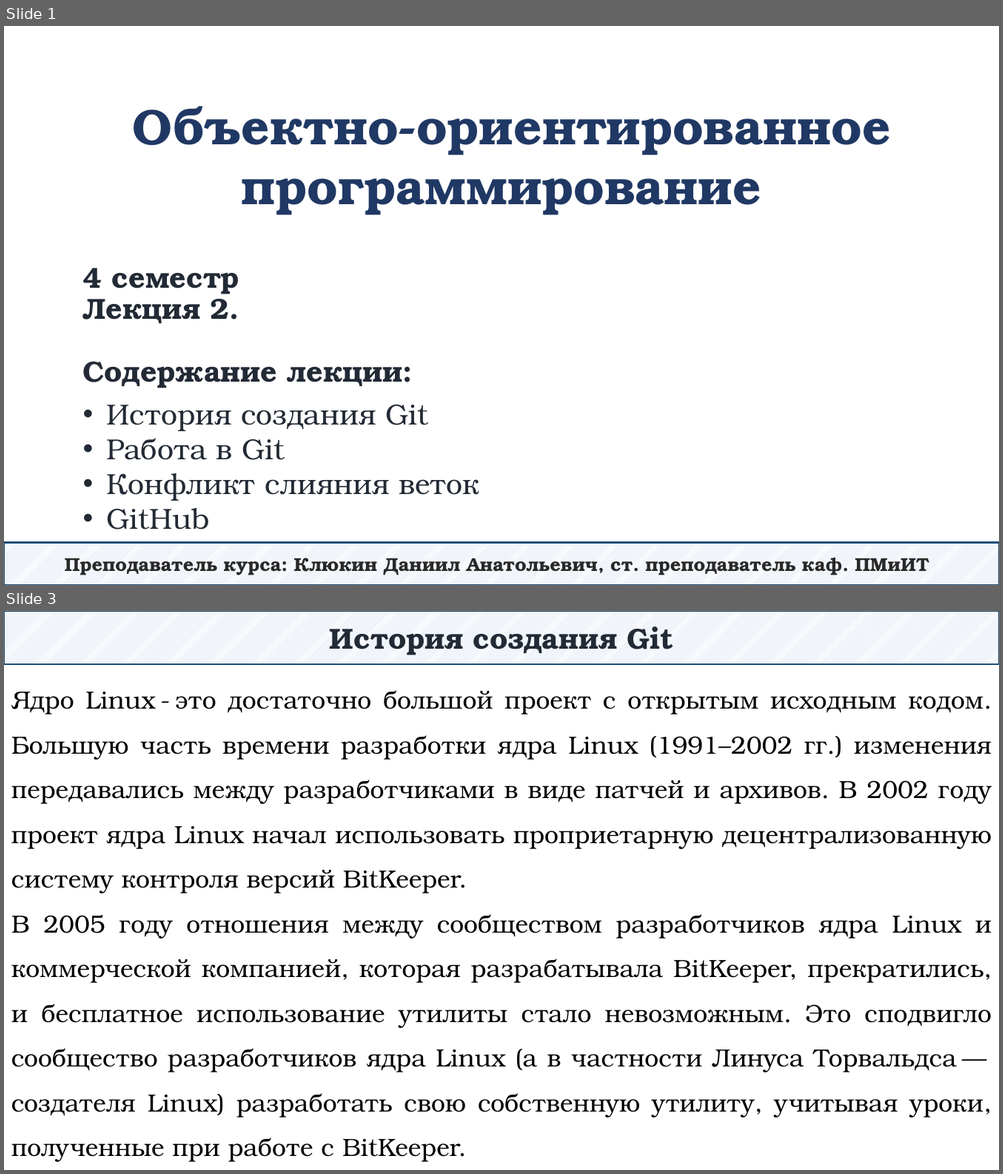
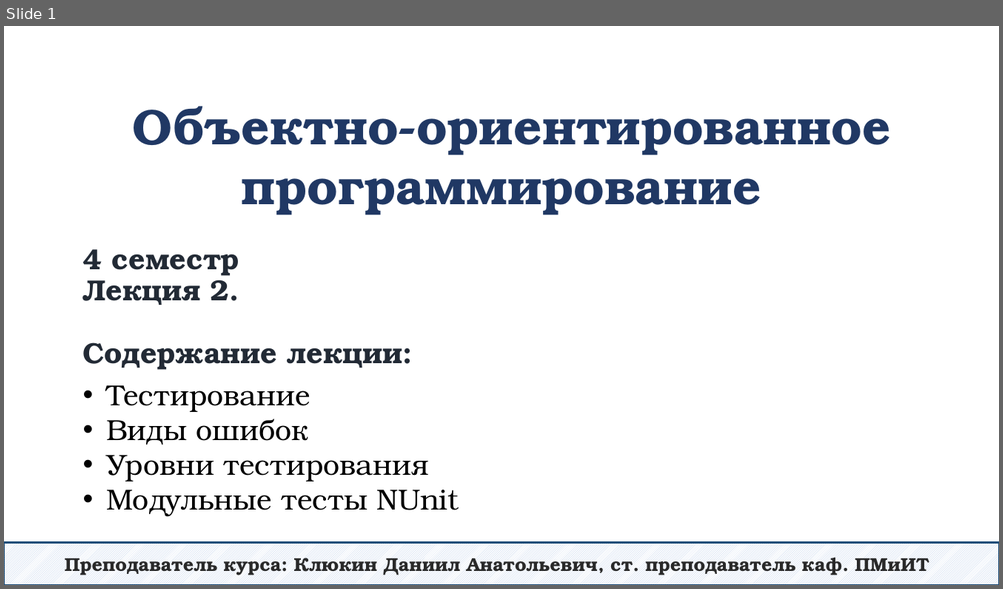
Before and after one commit to DaniilKlyukin/OOP-4, a slide deck: Лекции/ООП 1 лек 2.pptx. Shown one above the other, each under a label of ours: slides 1 and 3 before the commit, slide 1 after it; the slides between them are not shown. The pictures are 1003x1174 and 1003x589 pixels, drawn with LibreOffice and Linux fonts; fonts in the diff are those of the drawing. Boxes give left, top, right and bottom in pixels: in the first picture for what was removed or moved away, otherwise in the second. Text is boxed around its words. In the diff, an @@ line names an element or a change of style, - is before the commit and + after.

```diff
--- a/Лекции/ООП 1 лек 2.pptx
+++ b/Лекции/ООП 1 лек 2.pptx
@@ slide 3 removed at [4, 611, 999, 1170], background #FFFFFF @@
@@ rectangle removed at [4, 611, 999, 665] @@
-История создания Git
@@ text removed at [11, 690, 991, 1162] @@
-Ядро Linux - это достаточно большой проект с открытым исходным кодом. Большую часть времени разработки ядра Linux (1991–2002 гг.) изменения передавались между разработчиками в виде патчей и архивов. В 2002 году проект ядра Linux начал использовать проприетарную децентрализованную систему контроля версий BitKeeper.
-В 2005 году отношения между сообществом разработчиков ядра Linux и коммерческой компанией, которая разрабатывала BitKeeper, прекратились, и бесплатное использование утилиты стало невозможным. Это сподвигло сообщество разработчиков ядра Linux (а в частности Линуса Торвальдса — создателя Linux) разработать свою собственную утилиту, учитывая уроки, полученные при работе с BitKeeper.
@@ slide 1 changed as well @@
@@ title "4 семестр Лекция 2. Содержание ...": place and size @@
-title "4 семестр Лекция 2. Содержание ..." at [83, 268, 403, 389]
+title "4 семестр Лекция 2. Содержание ..." at [83, 249, 403, 370]
@@ text at [106, 386, 459, 517]: text changed; text colour #222A35 to #000000 @@
-• История создания Git
-• Работа в Git
-• Конфликт слияния веток
-• GitHub
+• Тестирование
+• Виды ошибок
+• Уровни тестирования
+• Модульные тесты NUnit
```
Also in this commit, not shown: 26 slides added, 46 other slides removed.
